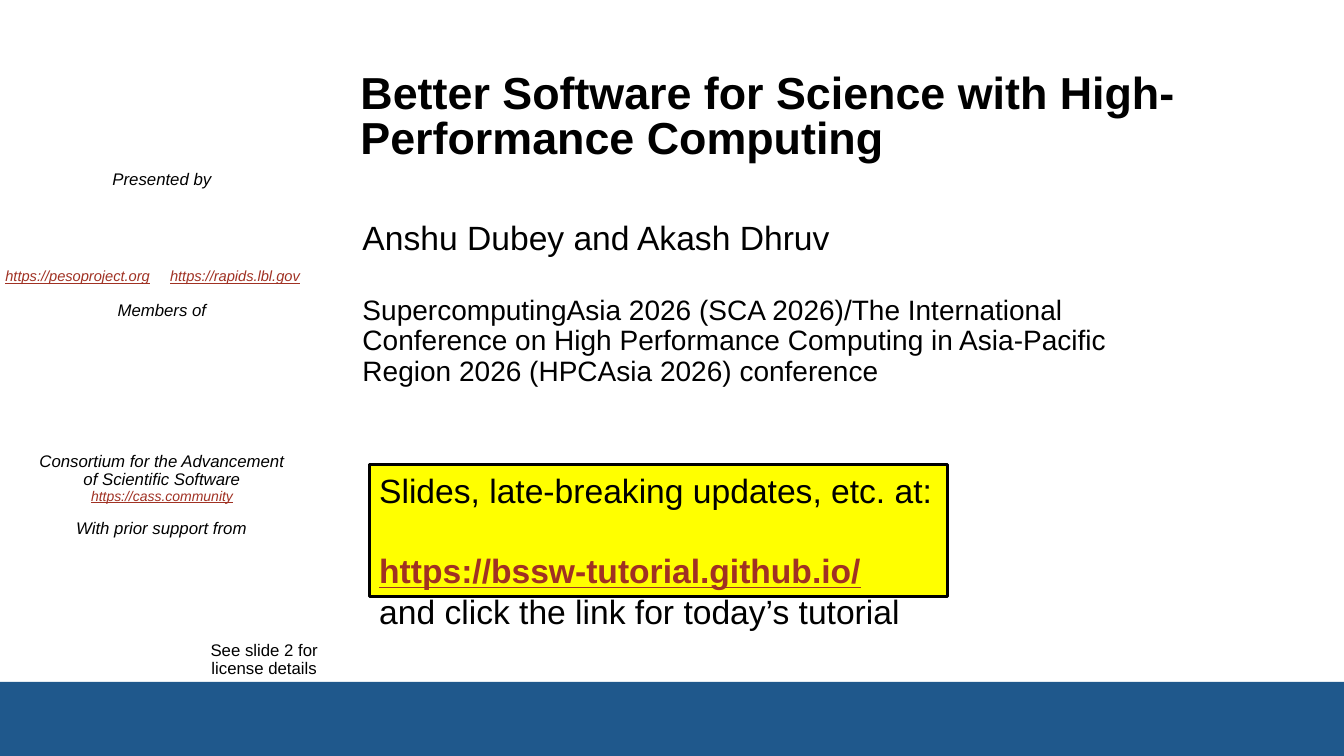
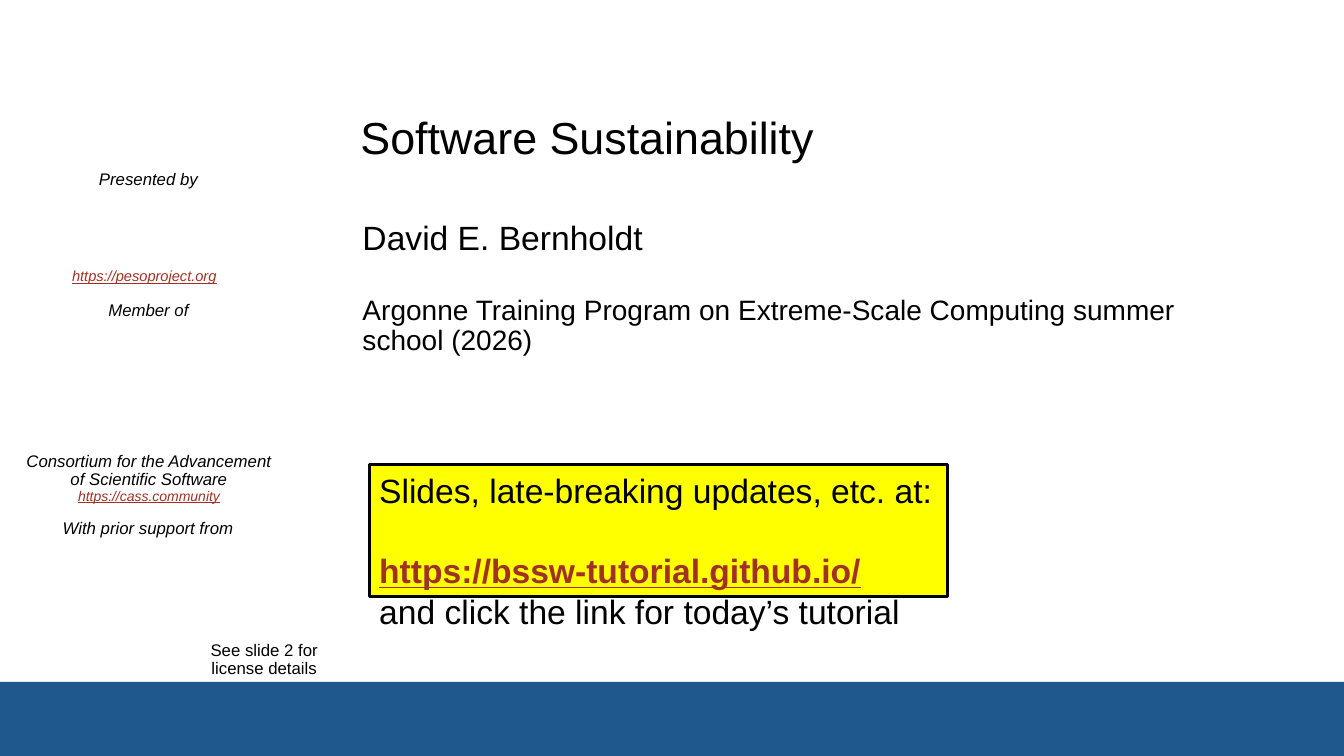
Before and after one commit to bssw-tutorial/presentations, a slide deck: slide 1 of intro.pptx. Drawn at 1344x756 pixels with LibreOffice and Linux fonts; fonts in the diff are those of the drawing; background and template pictures are left out. Boxes give left, top, right and bottom in pixels: in the first picture for what was removed or moved away, otherwise in the second. Text is boxed around its words. In the diff, an @@ line names an element or a change of style, - is before the commit and + after.

```diff
--- a/intro.pptx
+++ b/intro.pptx
@@ title at [360, 121, 814, 163]: text changed; bold off @@
-Better Software for Science with High-Performance Computing
+Software Sustainability
@@ subtitle at [362, 225, 1174, 356]: text changed @@
-Anshu Dubey and Akash Dhruv
-SupercomputingAsia 2026 (SCA 2026)/The International Conference on High Performance Computing in Asia-Pacific Region 2026 (HPCAsia 2026) conference
+David E. Bernholdt
+Argonne Training Program on Extreme-Scale Computing summer school (2026)
@@ text "https://pesoproject.org": place and size @@
-text "https://pesoproject.org" at [5, 270, 149, 284]
+text "https://pesoproject.org" at [72, 270, 216, 284]
@@ text removed at [170, 270, 300, 284] @@
-https://rapids.lbl.gov
@@ text at [108, 304, 188, 316]: text changed @@
-Members of
+Member of
@@ 3 texts: place and size @@
-3 texts at [39, 173, 284, 538]
+3 texts at [26, 173, 271, 538]
```
Also in this commit, not shown: 3 other slides changed, 1 slide removed.
